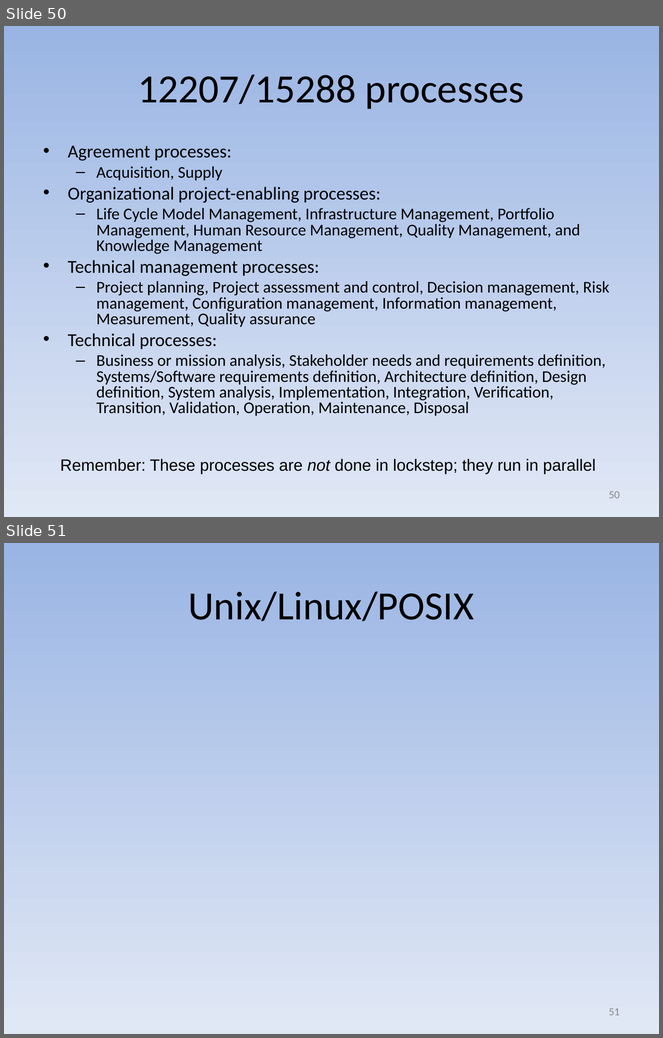
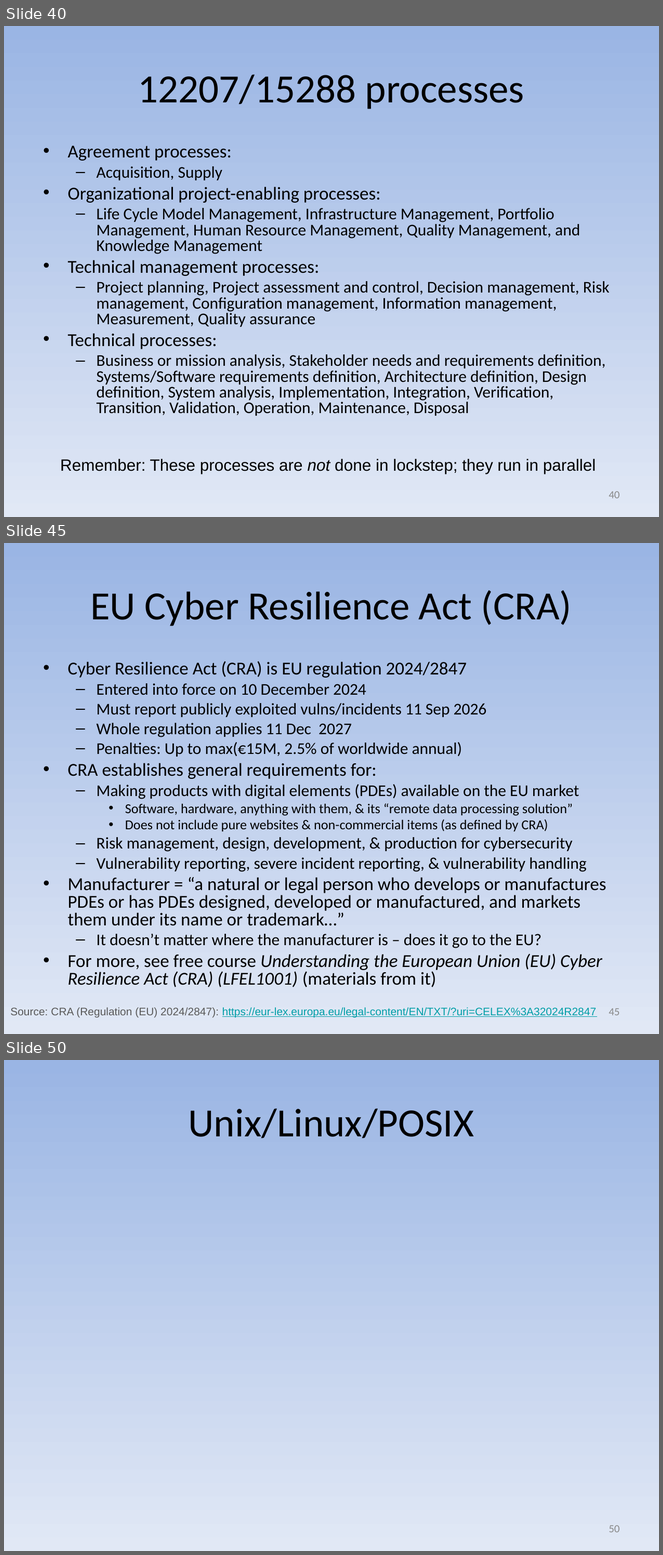
Before and after one commit to david-a-wheeler/david-a-wheeler.github.io, a slide deck: secure-class/presentations/Secure-Software-1-Introduction.ppt. Shown one above the other, each under a label of ours: slides 50 and 51 before the commit, slides 40, 45 and 50 after it; the slides between them are not shown. The pictures are 663x1038 and 663x1555 pixels, drawn with LibreOffice and Linux fonts; fonts in the diff are those of the drawing. Boxes give left, top, right and bottom in pixels: in the first picture for what was removed or moved away, otherwise in the second. Text is boxed around its words. In the diff, an @@ line names an element or a change of style, - is before the commit and + after.

```diff
--- a/secure-class/presentations/Secure-Software-1-Introduction.ppt
+++ b/secure-class/presentations/Secure-Software-1-Introduction.ppt
@@ slide 45 added at box(4, 543, 659, 1034), background gradient #9AB5E4 to #E1E8F5 @@
@@ title added at box(90, 590, 572, 626), 44 pt, text #000000 @@
+EU Cyber Resilience Act (CRA)
@@ text added at box(68, 661, 606, 988), 18 pt, text #000000 @@
+• Cyber Resilience Act (CRA) is EU regulation 2024/2847
+  – Entered into force on 10 December 2024
+  – Must report publicly exploited vulns/incidents 11 Sep 2026
+  – Whole regulation applies 11 Dec 2027
+  – Penalties: Up to max(€15M, 2.5% of worldwide annual)
+• CRA establishes general requirements for:
+  – Making products with digital elements (PDEs) available on the EU market
+    • Software, hardware, anything with them, & its “remote data processing solution”
+    • Does not include pure websites & non-commercial items (as defined by CRA)
+  – Risk management, design, development, & production for cybersecurity
+  – Vulnerability reporting, severe incident reporting, & vulnerability handling
+• Manufacturer = “a natural or legal person who develops or manufactures PDEs or has PDEs designed, developed or manufactured, and markets them under its name or trademark…”
+  – It doesn’t matter where the manufacturer is – does it go to the EU?
+• For more, see free course Understanding the European Union (EU) Cyber Resilience Act (CRA) (LFEL1001) (materials from it)
@@ text added at box(10, 1007, 596, 1018), 12 pt, text #009EA7, underline @@
+Source: CRA (Regulation (EU) 2024/2847): https://eur-lex.europa.eu/legal-content/EN/TXT/?uri=CELEX%3A32024R2847
@@ page number added at box(609, 1008, 620, 1016), 12 pt, text #898989 @@
+45
@@ what was slide 50 is now slide 40 @@
@@ page number at box(609, 491, 620, 499): text changed @@
-50
+40
@@ what was slide 51 is now slide 50 @@
@@ page number at box(609, 1525, 620, 1533): text changed @@
-51
+50
```
Also in this commit, not shown: 2 slides changed, 8 other slides added, 2 other files.
